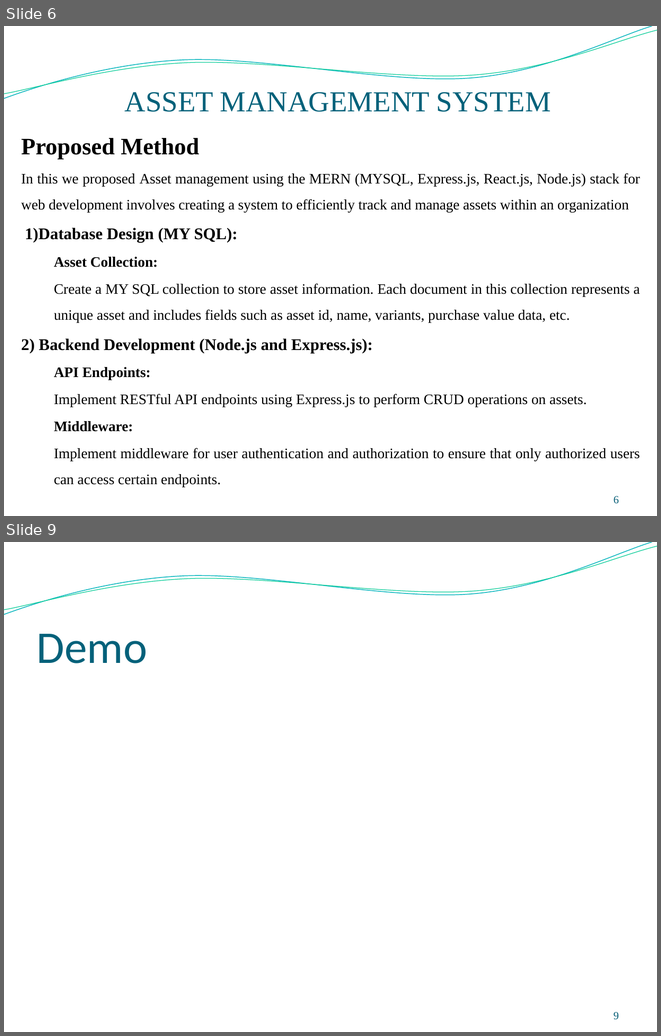
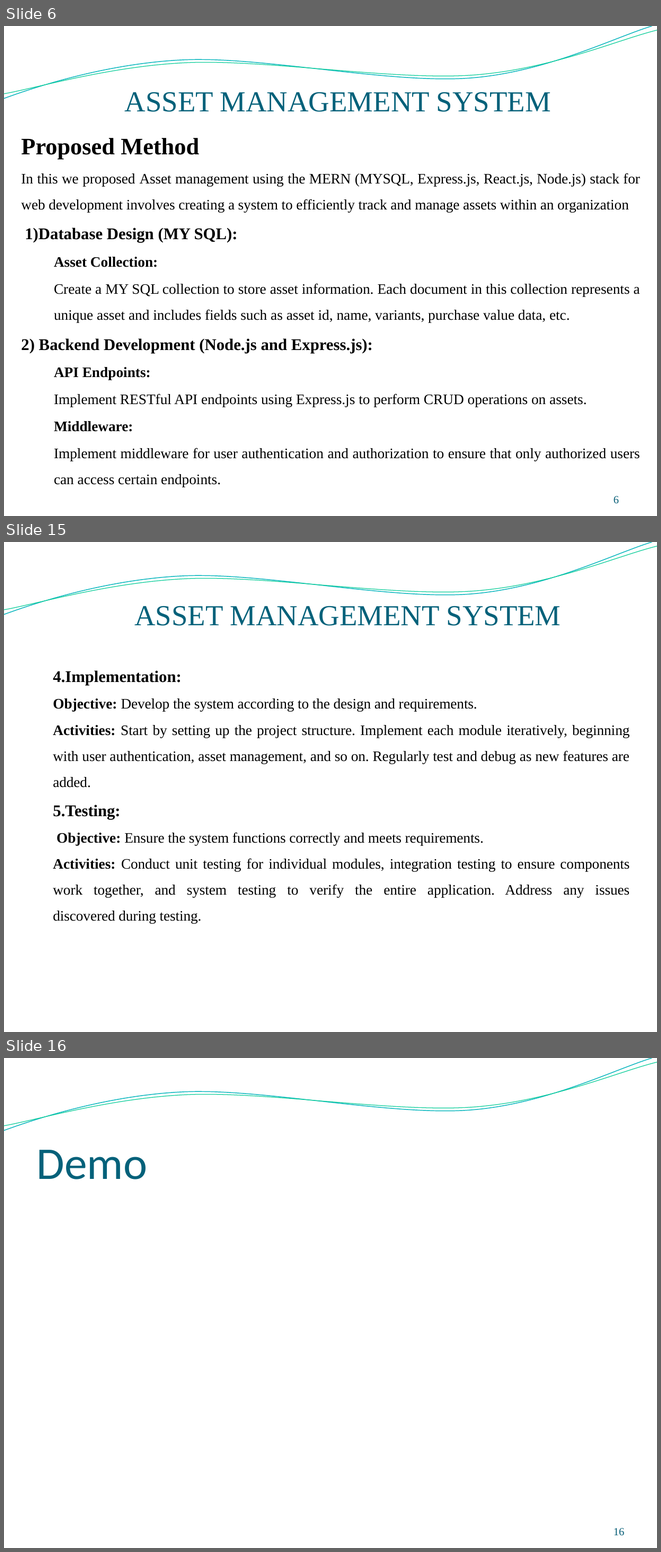
Before and after one commit to surya0811/Assetmanagement1, a slide deck: reports/ppt final.pptx. Shown one above the other, each under a label of ours: slides 6 and 9 before the commit, slides 6, 15 and 16 after it; the slides between them are not shown. The pictures are 661x1036 and 661x1552 pixels, drawn with LibreOffice and Linux fonts; fonts in the diff are those of the drawing; background and template pictures are left out. Boxes give left, top, right and bottom in pixels: in the first picture for what was removed or moved away, otherwise in the second. Text is boxed around its words. In the diff, an @@ line names an element or a change of style, - is before the commit and + after.

```diff
--- a/reports/ppt final.pptx
+++ b/reports/ppt final.pptx
@@ slide 15 added at (4, 542, 657, 1032), background picture (left out); not listed: 2 template elements that a slide beside it also shows @@
@@ title added at (134, 606, 561, 626), 32 pt, text #04617A @@
+ASSET MANAGEMENT SYSTEM
@@ text added at (53, 670, 629, 923), 16 pt, text #000000 @@
+4. Implementation:
+Objective: Develop the system according to the design and requirements.
+Activities: Start by setting up the project structure. Implement each module iteratively, beginning with user authentication, asset management, and so on. Regularly test and debug as new features are added.
+5. Testing:
+Objective: Ensure the system functions correctly and meets requirements.
+Activities: Conduct unit testing for individual modules, integration testing to ensure components work together, and system testing to verify the entire application. Address any issues discovered during testing.
@@ what was slide 9 is now slide 16 @@
@@ page number at (614, 1528, 624, 1536): text changed @@
-9
+16
```
Also in this commit, not shown: 7 other slides added, 1 slide removed, 10 other files.
